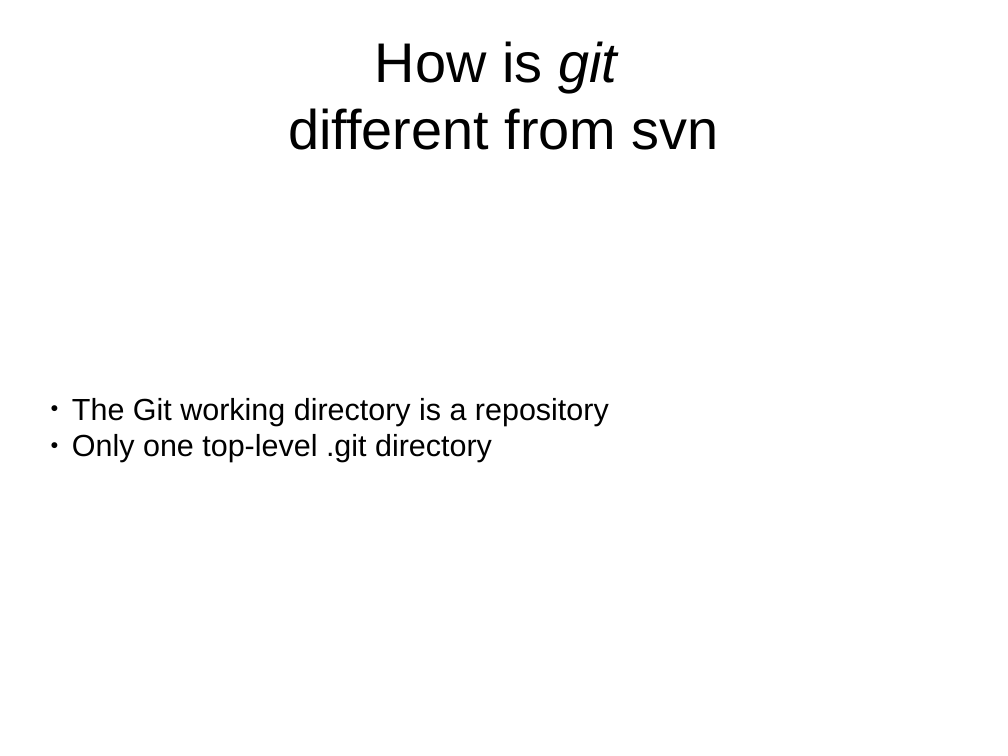
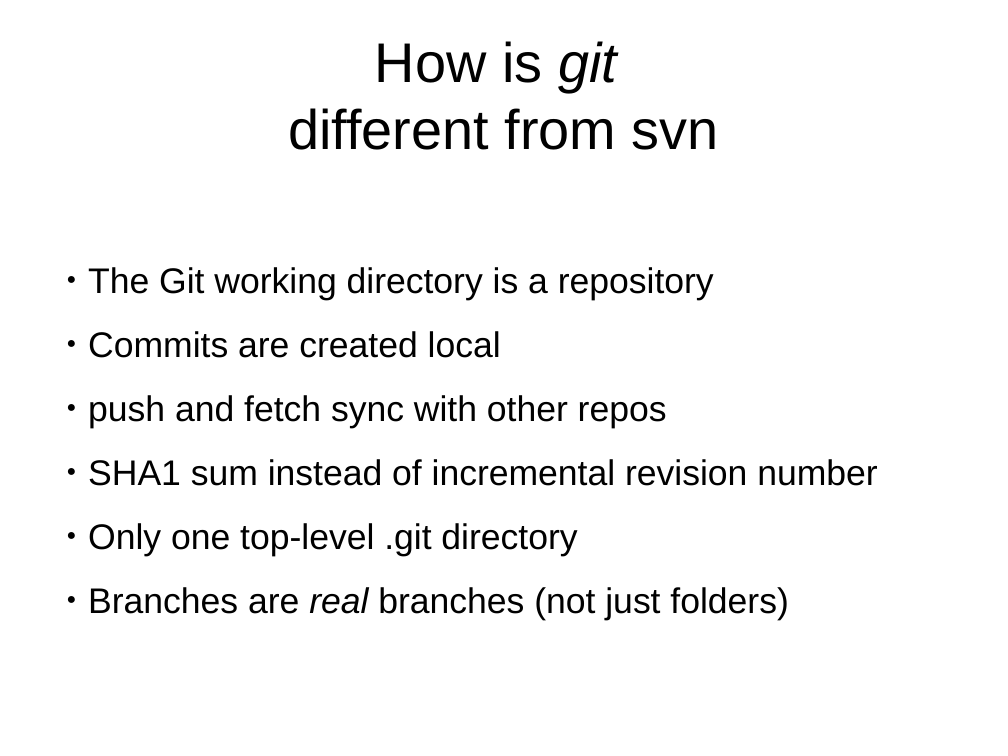
Before and after one commit to bmwiedemann/susegitvortrag, a slide deck: slide 7 of LunchNLearn-Git.odp (slide 6 before the commit). Drawn at 1008x756 pixels with LibreOffice and Linux fonts; fonts in the diff are those of the drawing. Boxes give left, top, right and bottom in pixels: in the first picture for what was removed or moved away, otherwise in the second. Text is boxed around its words. In the diff, an @@ line names an element or a change of style, - is before the commit and + after.

Commit message:
latest changes to presentation

```diff
--- a/LunchNLearn-Git.odp
+++ b/LunchNLearn-Git.odp
@@ text added at (88,267,877,620), 28 pt, text #000000 @@
+● The Git working directory is a repository
+● Commits are created local
+● push and fetch sync with other repos
+● SHA1 sum instead of incremental revision number
+● Only one top-level .git directory
+● Branches are real branches (not just folders)
@@ subtitle removed at (72,398,609,462) @@
-● The Git working directory is a repository
-● Only one top-level .git directory
```
Also in this commit, not shown: 1 other slide changed, 1 slide added, 1 other file.
